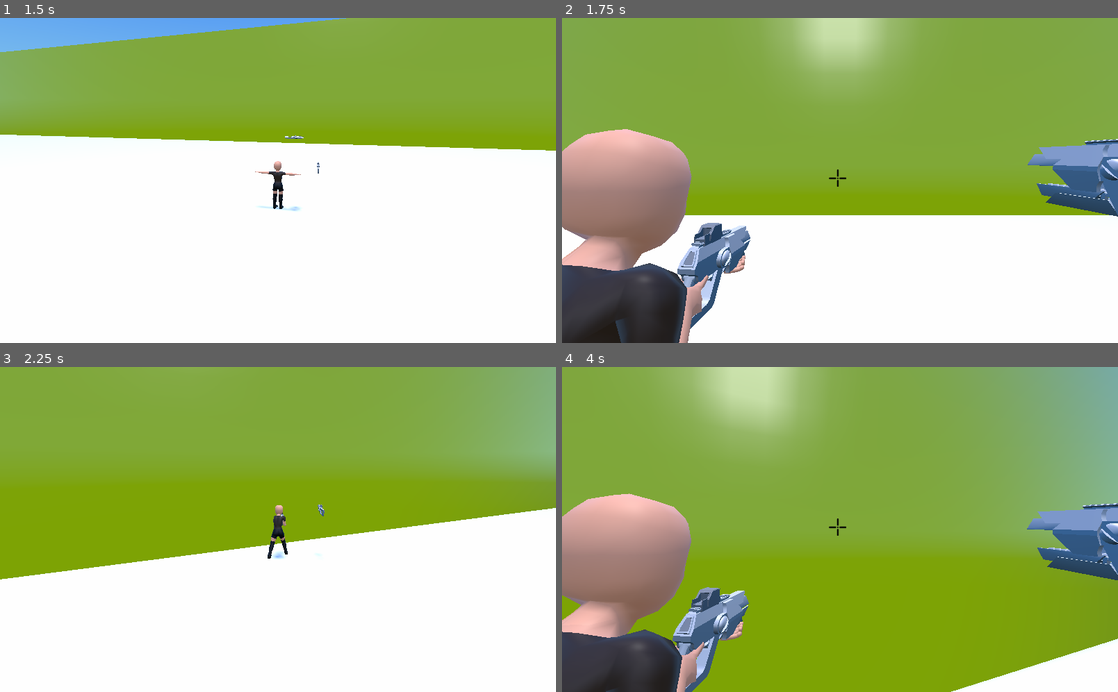
Above: before the commit, frames 1-4 (two rows, left to right).
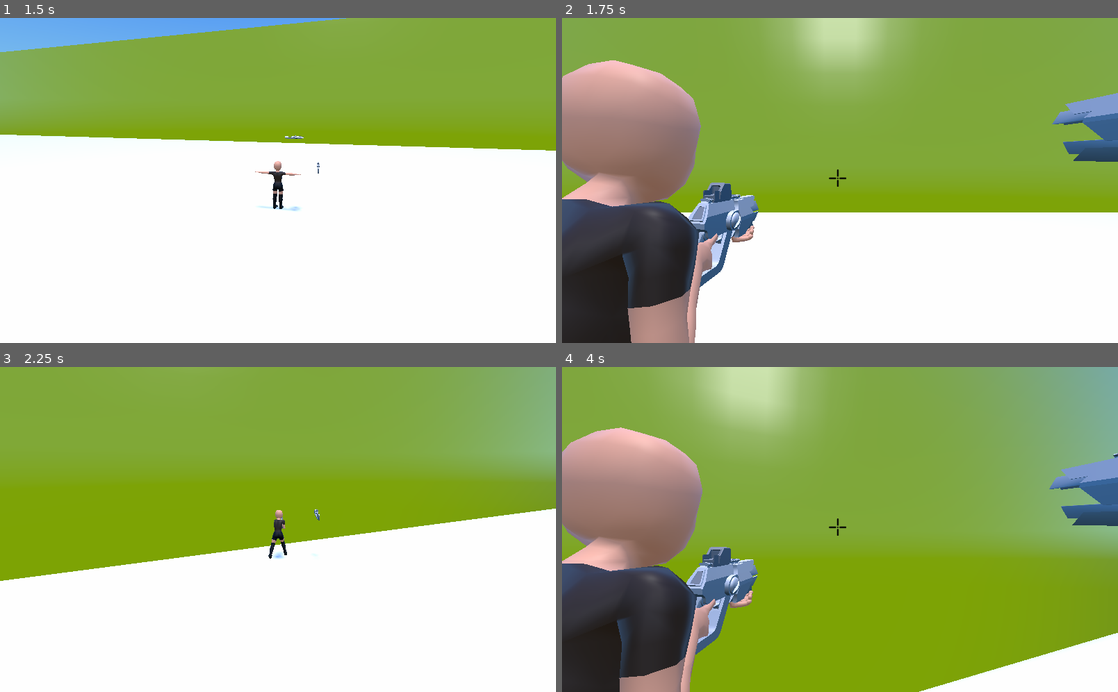
Above: after the commit, the same moments.

Repository: daylight-saving-time/Deruvon
Game: Godot game, scene res://src/Demo.tscn
Two runs of this game, one before a commit and one after it. Both use one fixed random seed, a clock stepped at 60 frames per second and the inputs below.
Inputs (mouse positions are in pixels of both pictures, inside the frame that each line leads up to):
- Up to frame 1 (1.5 s): tap Enter at 0.5 s; move the mouse to (305, 180) at 0.52 s; hold Mouse wheel up (zoom_in) 0.53-1.28 s; hold W (move_up) from 0.53 s (still down); click (305, 180) at 0.67 s; tap Mouse wheel down (zoom_out) at 0.8, 1.35 s; move the mouse to (250, 180) at 1.27 s
- Up to frame 2 (1.75 s): keep holding W (move_up); tap Tab at 1.55 s
- Up to frame 3 (2.25 s): keep holding W (move_up); move the mouse to (289, 523) at 2.02 s; hold Mouse wheel up (zoom_in) from 2.03 s (still down); tap Tab at 2.1 s
- Up to frame 4 (4 s): keep holding W (move_up); tap Space at 2.75 s; move the mouse to (834, 536) at 2.77 s; release Mouse wheel up (zoom_in) at 2.78 s; tap Mouse wheel up (zoom_in) at 2.85 s; click (834, 536) at 2.92 s; tap Mouse wheel down (zoom_out) at 3.05 s; tap Enter at 3.5 s; move the mouse to (878, 532) at 3.52 s; hold Mouse wheel down (zoom_out) from 3.53 s (still down); tap Tab at 3.8 s

Frame 1 is identical in both runs. In frame 2, 25% of the frame differs, in the area x 0-100%, y 13-100%; in frame 3, 0.5%; in frame 4, 24%.

Commit message:
Disallow zooming in camera locked mode

Diff:
--- a/src/MovingBody.gd
+++ b/src/MovingBody.gd
@@ -42,10 +42,10 @@
 func _input(event):
 
 	# Mouse scroll to zoom in and out
-	if event.is_action_pressed("zoom_in"):
+	if event.is_action_pressed("zoom_in") and not is_camera_locked:
 		zoom = clamp(zoom - 0.1, CAMERA_ZOOM_MIN, CAMERA_ZOOM_MAX)
 		camera_rotation.scale = Vector3(zoom, zoom, zoom)
-	if event.is_action_pressed("zoom_out"):
+	if event.is_action_pressed("zoom_out") and not is_camera_locked:
 		zoom = clamp(zoom + 0.1, CAMERA_ZOOM_MIN, CAMERA_ZOOM_MAX)
 		camera_rotation.scale = Vector3(zoom, zoom, zoom)
 
@@ -59,6 +59,7 @@
 
 			# Camera is about to be locked, look at the player now
 			camera_base.rotation.y = camera_y_rot
+			camera_rotation.scale = Vector3(1, 1, 1)
 
 			camera_x_rot = 0.0
 			camera_rotation.rotation.x =  camera_x_rot
@@ -74,6 +75,7 @@
 
 			# Camera is about to be unlocked, store current player (camera) direction
 			camera_y_rot = camera_base.rotation.y
+			camera_rotation.scale = Vector3(zoom, zoom, zoom)
 
 			other_cam_transform = tps_camera_location.global_transform
 			tps_camera_location.global_transform = camera.global_transform
